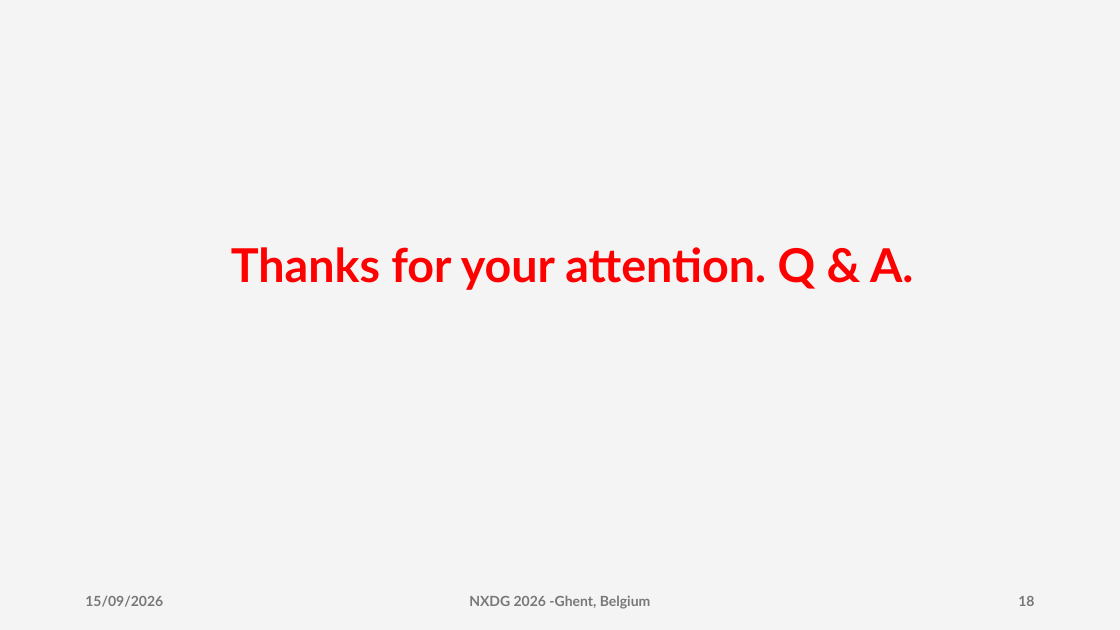
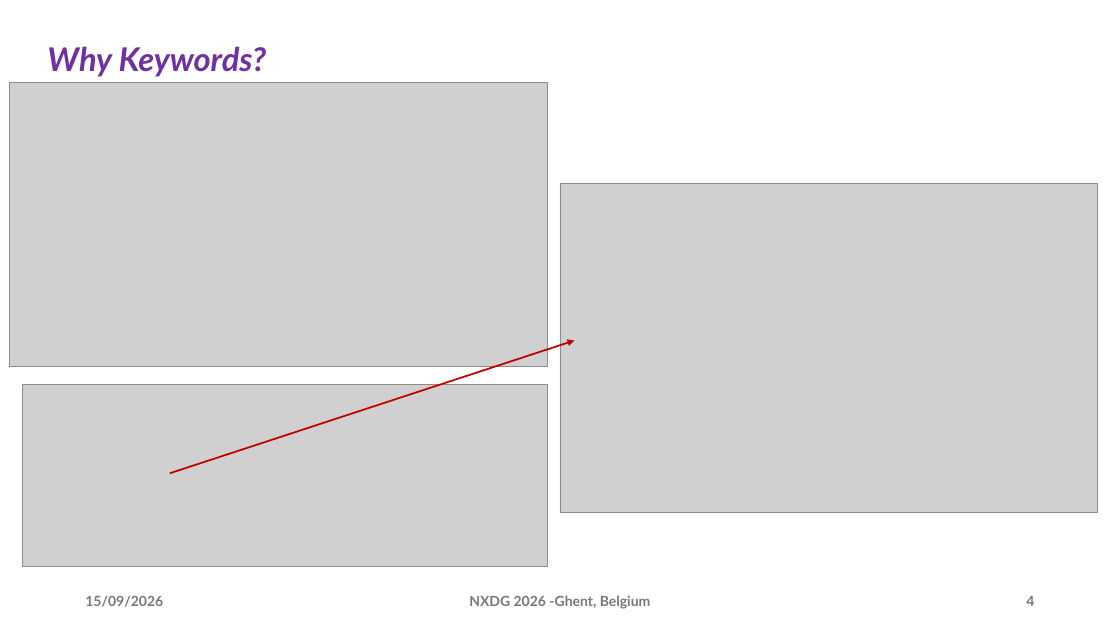
Before and after one commit to DeperiasKerre/deperiaskerre.github.io, a slide deck: slide 4 of slides/nxdg_2026_Deperias.pptx (slide 18 before the commit). Drawn at 1120x630 pixels with LibreOffice and Linux fonts; fonts in the diff are those of the drawing; grey boxes stand for pictures. Boxes give left, top, right and bottom in pixels: in the first picture for what was removed or moved away, otherwise in the second. Text is boxed around its words. In the diff, an @@ line names an element or a change of style, - is before the commit and + after.

```diff
--- a/slides/nxdg_2026_Deperias.pptx
+++ b/slides/nxdg_2026_Deperias.pptx
@@ background #D1D1D1 at 23% opacity to #FFFFFF @@
@@ text added at [47, 46, 267, 77], 28 pt, text #7030A0, bold, italic @@
+Why Keywords?
@@ picture added at [10, 82, 548, 367] @@
@@ picture added at [560, 184, 1098, 513] @@
@@ text removed at [231, 247, 913, 290] @@
-Thanks for your attention. Q & A.
@@ arrow added from (170, 473) to (575, 340), #C00000 1.5 pt @@
@@ picture added at [23, 384, 548, 566] @@
@@ page number at [1026, 596, 1034, 606]: text changed @@
-18
+4
```
Also in this commit, not shown: 17 other slides changed, 3 slides added.
